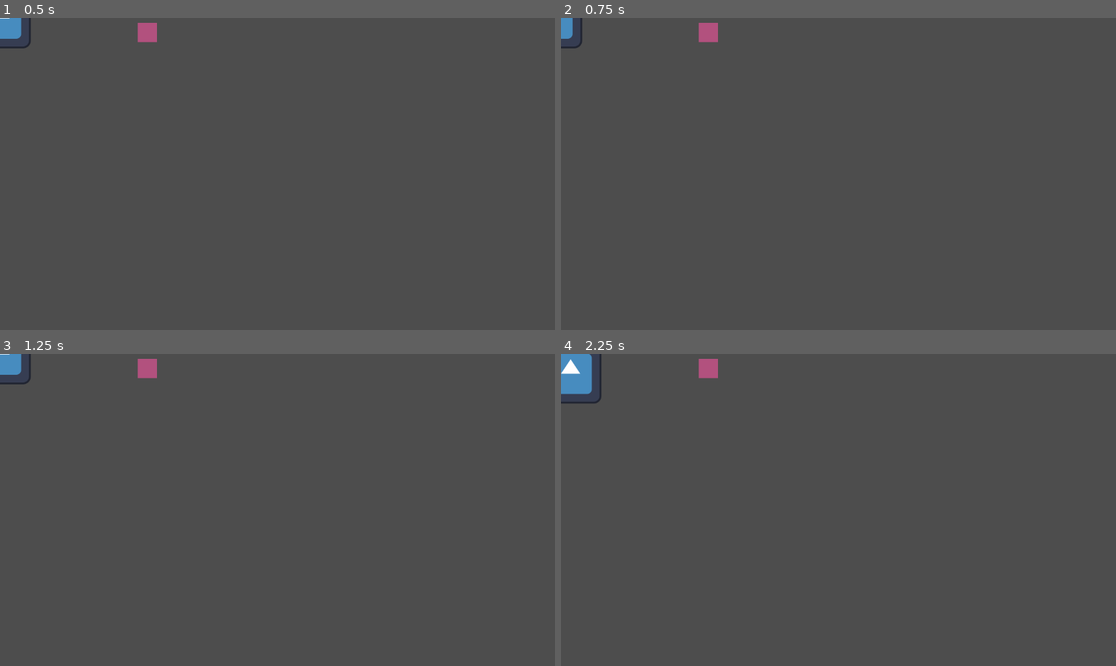
Above: before the commit, frames 1-4 (two rows, left to right).
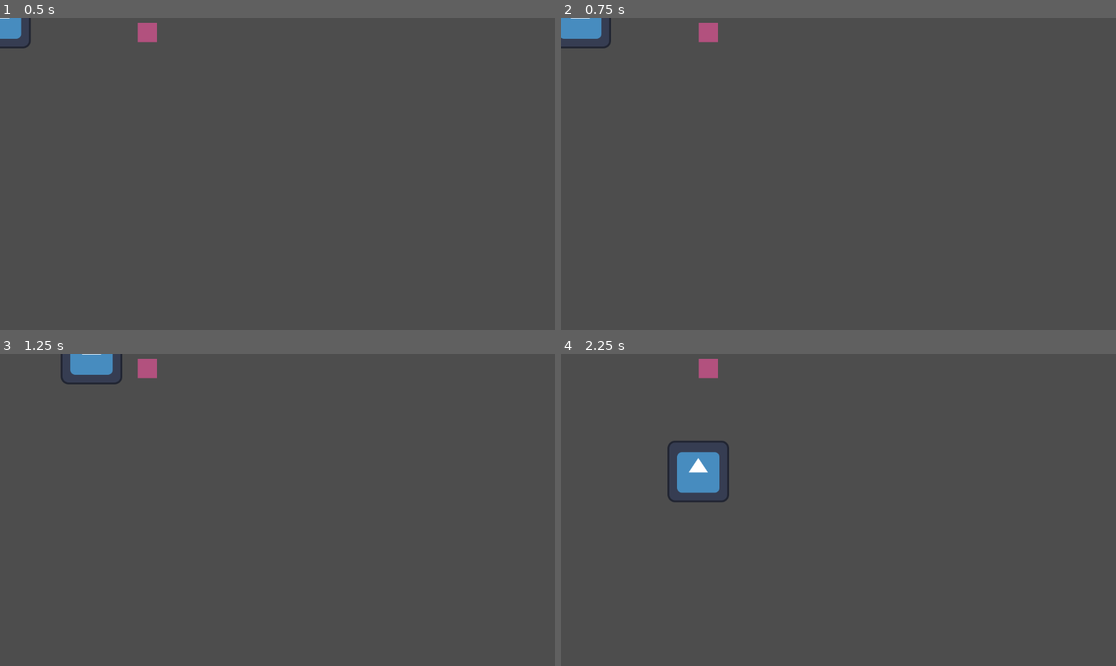
Above: after the commit, the same moments.

Repository: ItayElf/BotToScale
Game: Godot game, scene res://Main.tscn
Two runs of this game, one before a commit and one after it. Both use one fixed random seed, a clock stepped at 60 frames per second and the inputs below. The engine's default icon, where the game draws it, is replaced by a stand-in: a white triangle on a blue panel in a dark square.
Inputs:
- Up to frame 1 (0.5 s): no input
- Up to frame 2 (0.75 s): tap Enter at 0.5 s; hold Right (ui_right) from 0.53 s (still down); tap A (a, bound only before the commit) at 0.6 s
- Up to frame 3 (1.25 s): keep holding Right (ui_right); tap D (d, bound only before the commit) at 0.8 s
- Up to frame 4 (2.25 s): release Right (ui_right) at 1.28 s; hold Down (ui_down) 1.28-2.03 s; tap D (d, bound only before the commit) at 1.35 s; tap S (s, bound only before the commit) at 1.55, 2.1 s; hold Right (ui_right) from 2.03 s (still down)

Frame 1 is identical in both runs. In frame 2, 0.4% of the frame differs, in the area x 0-10%, y 0-10%; in frame 3, 1.0%; in frame 4, 2.1%, in the area x 0-31%, y 0-48%.

Commit message:
Changed input mapping

Diff:
--- a/Player.gd
+++ b/Player.gd
@@ -3,13 +3,13 @@
 func _physics_process(delta):
 	# Get the input direction and handle the movement/deceleration.
 	# As good practice, you should replace UI actions with custom gameplay actions.
-	var directionx = Input.get_axis("a", "d")
+	var directionx = Input.get_axis("ui_left", "ui_right")
 	if directionx:
 		velocity.x = directionx * SPEED
 	else:
 		velocity.x = move_toward(velocity.x, 0, SPEED)
 
-	var directiony = Input.get_axis("w", "s")
+	var directiony = Input.get_axis("ui_up", "ui_down")
 	if directiony:
 		velocity.y = directiony * SPEED
 	else:
--- a/project.godot
+++ b/project.godot
@@ -21,24 +21,36 @@
 
 [input]
 
-w={
+ui_left={
 "deadzone": 0.5,
-"events": [Object(InputEventKey,"resource_local_to_scene":false,"resource_name":"","device":-1,"window_id":0,"alt_pressed":false,"shift_pressed":false,"ctrl_pressed":false,"meta_pressed":false,"pressed":false,"keycode":0,"physical_keycode":87,"key_label":0,"unicode":119,"echo":false,"script":null)
+"events": [Object(InputEventKey,"resource_local_to_scene":false,"resource_name":"","device":0,"window_id":0,"alt_pressed":false,"shift_pressed":false,"ctrl_pressed":false,"meta_pressed":false,"pressed":false,"keycode":4194319,"physical_keycode":0,"key_label":0,"unicode":0,"echo":false,"script":null)
+, Object(InputEventJoypadButton,"resource_local_to_scene":false,"resource_name":"","device":0,"button_index":13,"pressure":0.0,"pressed":false,"script":null)
+, Object(InputEventJoypadMotion,"resource_local_to_scene":false,"resource_name":"","device":0,"axis":0,"axis_value":-1.0,"script":null)
+, Object(InputEventKey,"resource_local_to_scene":false,"resource_name":"","device":-1,"window_id":0,"alt_pressed":false,"shift_pressed":false,"ctrl_pressed":false,"meta_pressed":false,"pressed":false,"keycode":0,"physical_keycode":65,"key_label":0,"unicode":97,"echo":false,"script":null)
 ]
 }
-a={
+ui_right={
 "deadzone": 0.5,
-"events": [Object(InputEventKey,"resource_local_to_scene":false,"resource_name":"","device":-1,"window_id":0,"alt_pressed":false,"shift_pressed":false,"ctrl_pressed":false,"meta_pressed":false,"pressed":false,"keycode":0,"physical_keycode":65,"key_label":0,"unicode":97,"echo":false,"script":null)
+"events": [Object(InputEventKey,"resource_local_to_scene":false,"resource_name":"","device":0,"window_id":0,"alt_pressed":false,"shift_pressed":false,"ctrl_pressed":false,"meta_pressed":false,"pressed":false,"keycode":4194321,"physical_keycode":0,"key_label":0,"unicode":0,"echo":false,"script":null)
+, Object(InputEventJoypadButton,"resource_local_to_scene":false,"resource_name":"","device":0,"button_index":14,"pressure":0.0,"pressed":false,"script":null)
+, Object(InputEventJoypadMotion,"resource_local_to_scene":false,"resource_name":"","device":0,"axis":0,"axis_value":1.0,"script":null)
+, Object(InputEventKey,"resource_local_to_scene":false,"resource_name":"","device":-1,"window_id":0,"alt_pressed":false,"shift_pressed":false,"ctrl_pressed":false,"meta_pressed":false,"pressed":false,"keycode":0,"physical_keycode":68,"key_label":0,"unicode":100,"echo":false,"script":null)
 ]
 }
-s={
+ui_up={
 "deadzone": 0.5,
-"events": [Object(InputEventKey,"resource_local_to_scene":false,"resource_name":"","device":-1,"window_id":0,"alt_pressed":false,"shift_pressed":false,"ctrl_pressed":false,"meta_pressed":false,"pressed":false,"keycode":0,"physical_keycode":83,"key_label":0,"unicode":115,"echo":false,"script":null)
+"events": [Object(InputEventKey,"resource_local_to_scene":false,"resource_name":"","device":0,"window_id":0,"alt_pressed":false,"shift_pressed":false,"ctrl_pressed":false,"meta_pressed":false,"pressed":false,"keycode":4194320,"physical_keycode":0,"key_label":0,"unicode":0,"echo":false,"script":null)
+, Object(InputEventJoypadButton,"resource_local_to_scene":false,"resource_name":"","device":0,"button_index":11,"pressure":0.0,"pressed":false,"script":null)
+, Object(InputEventJoypadMotion,"resource_local_to_scene":false,"resource_name":"","device":0,"axis":1,"axis_value":-1.0,"script":null)
+, Object(InputEventKey,"resource_local_to_scene":false,"resource_name":"","device":-1,"window_id":0,"alt_pressed":false,"shift_pressed":false,"ctrl_pressed":false,"meta_pressed":false,"pressed":false,"keycode":0,"physical_keycode":87,"key_label":0,"unicode":119,"echo":false,"script":null)
 ]
 }
-d={
+ui_down={
 "deadzone": 0.5,
-"events": [Object(InputEventKey,"resource_local_to_scene":false,"resource_name":"","device":-1,"window_id":0,"alt_pressed":false,"shift_pressed":false,"ctrl_pressed":false,"meta_pressed":false,"pressed":false,"keycode":0,"physical_keycode":68,"key_label":0,"unicode":100,"echo":false,"script":null)
+"events": [Object(InputEventKey,"resource_local_to_scene":false,"resource_name":"","device":0,"window_id":0,"alt_pressed":false,"shift_pressed":false,"ctrl_pressed":false,"meta_pressed":false,"pressed":false,"keycode":4194322,"physical_keycode":0,"key_label":0,"unicode":0,"echo":false,"script":null)
+, Object(InputEventJoypadButton,"resource_local_to_scene":false,"resource_name":"","device":0,"button_index":12,"pressure":0.0,"pressed":false,"script":null)
+, Object(InputEventJoypadMotion,"resource_local_to_scene":false,"resource_name":"","device":0,"axis":1,"axis_value":1.0,"script":null)
+, Object(InputEventKey,"resource_local_to_scene":false,"resource_name":"","device":-1,"window_id":0,"alt_pressed":false,"shift_pressed":false,"ctrl_pressed":false,"meta_pressed":false,"pressed":false,"keycode":0,"physical_keycode":83,"key_label":0,"unicode":115,"echo":false,"script":null)
 ]
 }
 
